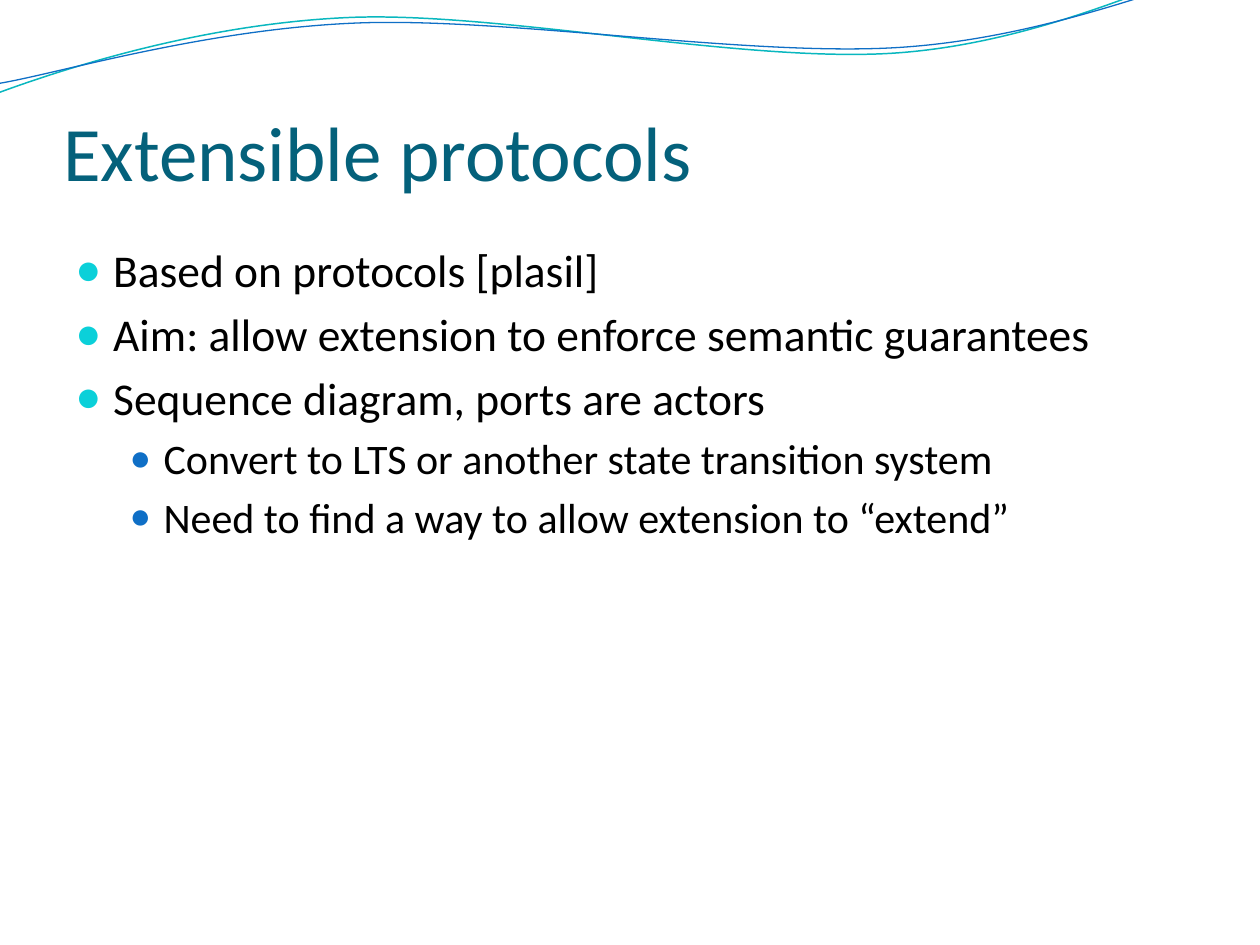
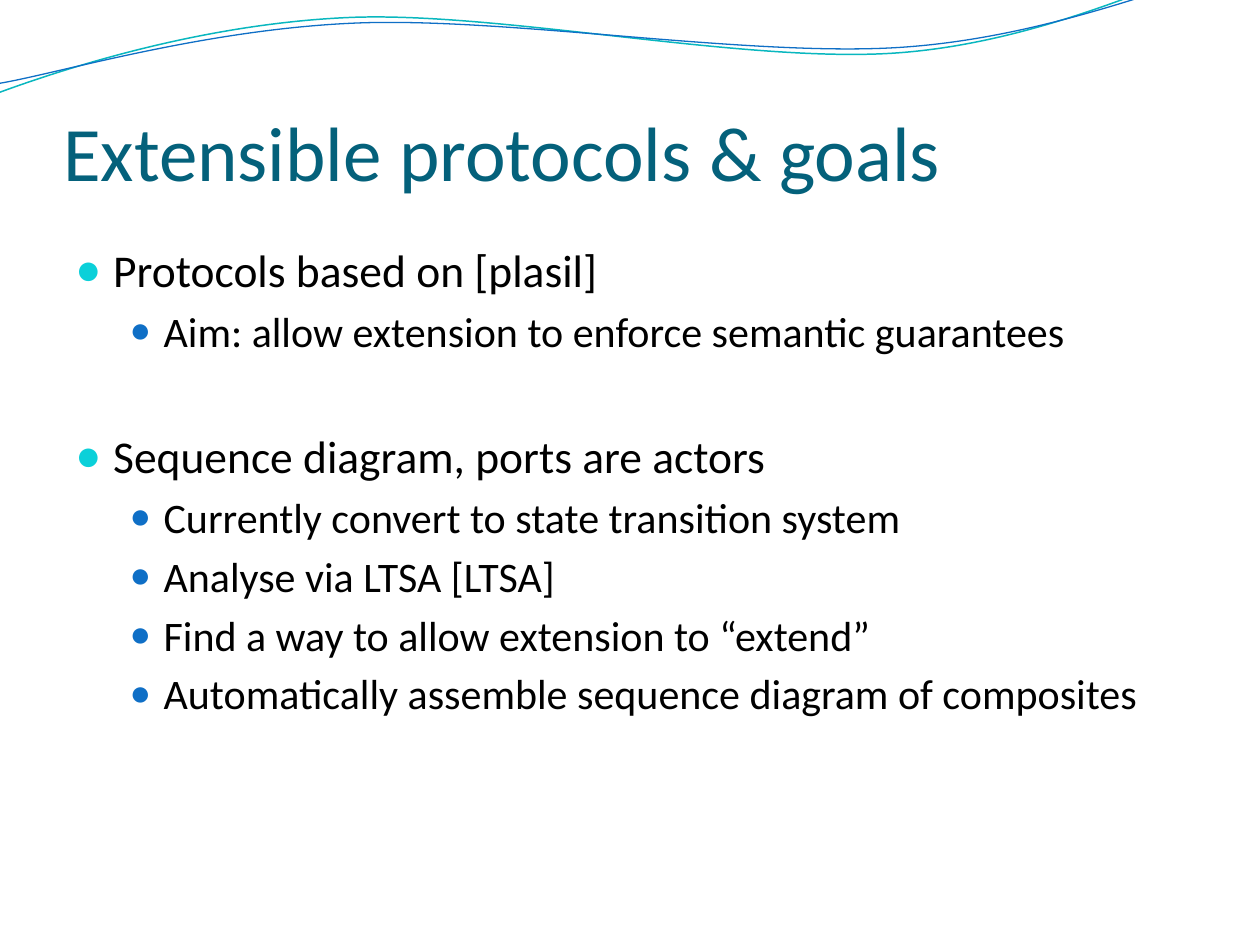
Before and after one commit to Intrinsarc/intrinsarc-evolve, a slide deck: slide 23 of Academic Work/presentations/prague/Evolve - Advanced.pptx (slide 17 before the commit). Drawn at 1260x945 pixels with LibreOffice and Linux fonts; fonts in the diff are those of the drawing; background and template pictures are left out. Boxes give left, top, right and bottom in pixels: in the first picture for what was removed or moved away, otherwise in the second. Text is boxed around its words. In the diff, an @@ line names an element or a change of style, - is before the commit and + after.

```diff
--- a/Academic Work/presentations/prague/Evolve - Advanced.pptx
+++ b/Academic Work/presentations/prague/Evolve - Advanced.pptx
@@ title at (x1=63, y1=127, x2=940, y2=195): text changed @@
-Extensible protocols
+Extensible protocols & goals
@@ text at (x1=113, y1=254, x2=597, y2=295): text changed @@
-● Based on protocols [plasil]
+● Protocols based on [plasil]
@@ text at (x1=164, y1=317, x2=1064, y2=355): size 26 to 24 pt in "Aim: allow extension to enforce semantic guarantees"; list level 1 to 2 in "Aim: allow extension to enforce ..."; bullet colour #0BD0D9 to #0F6FC6 @@
@@ text at (x1=164, y1=503, x2=1136, y2=717): text changed @@
-  ● Convert to LTS or another state transition system
-  ● Need to find a way to allow extension to “extend”
+  ● Currently convert to state transition system
+  ● Analyse via LTSA [LTSA]
+  ● Find a way to allow extension to “extend”
+  ● Automatically assemble sequence diagram of composites
```
Also in this commit, not shown: 12 other slides changed, 8 slides added, 1 slide removed, 2 other files.
